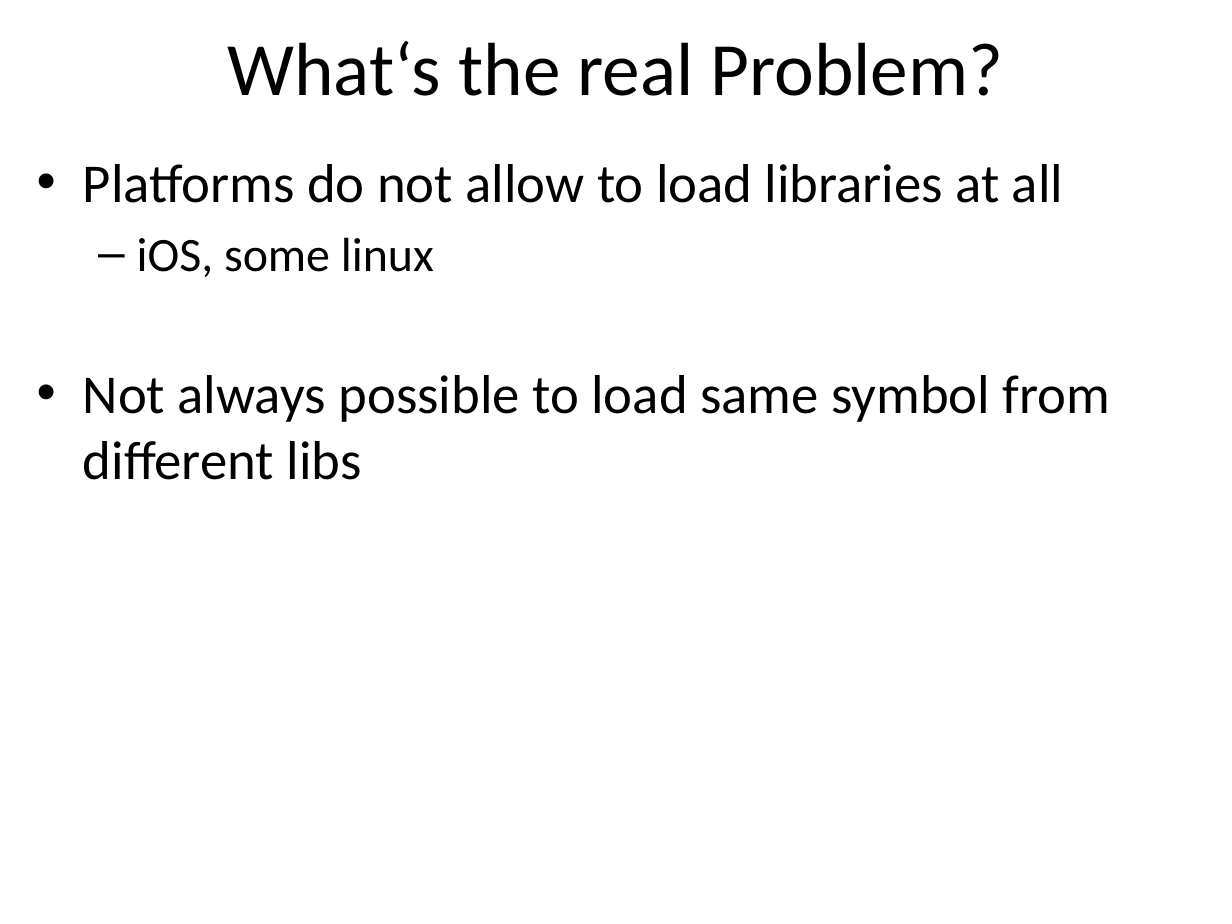
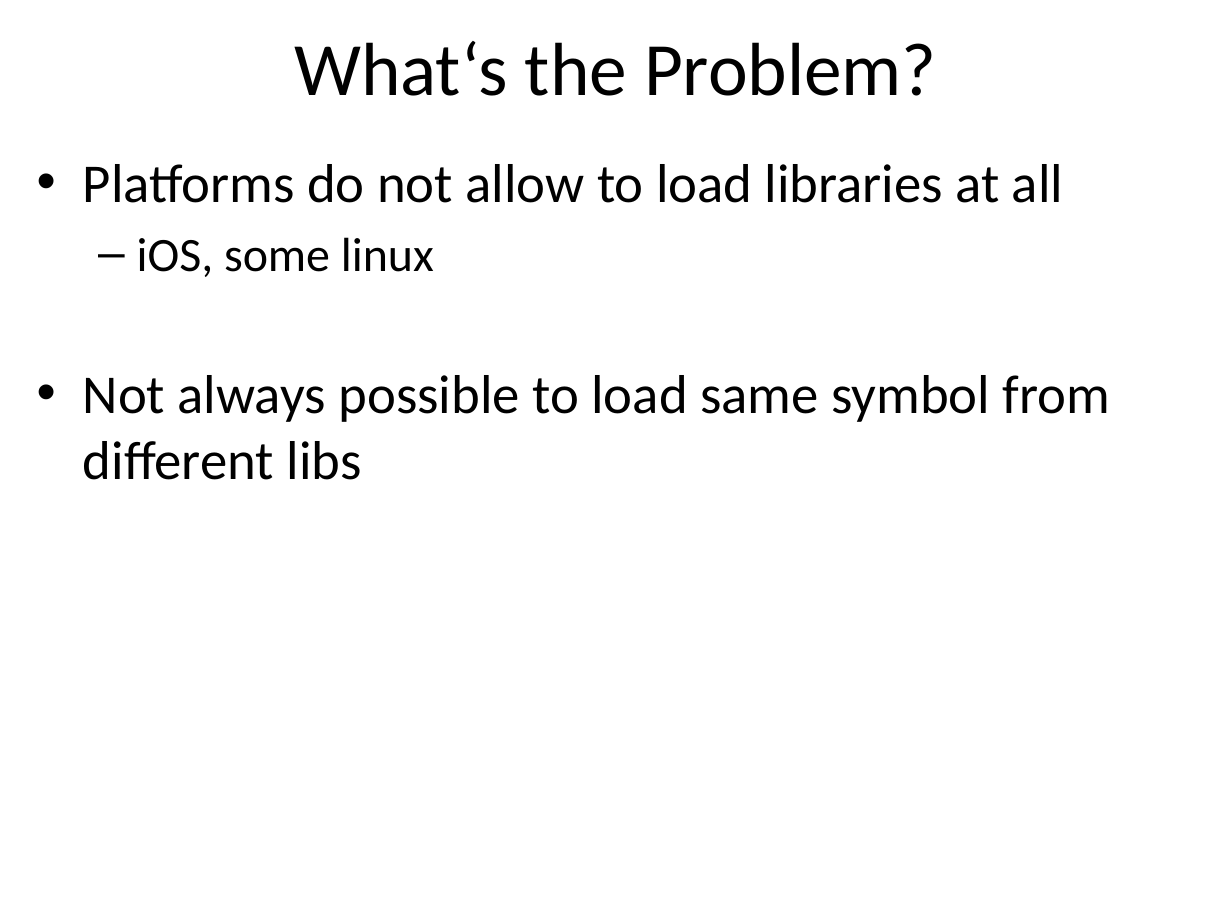
Before and after one commit to Pt-Framework/Pt, a slide deck: slide 8 of doc/other/Plugin.pptx (slide 7 before the commit). Drawn at 1232x924 pixels with LibreOffice and Linux fonts; fonts in the diff are those of the drawing. Boxes give left, top, right and bottom in pixels: in the first picture for what was removed or moved away, otherwise in the second. Text is boxed around its words. In the diff, an @@ line names an element or a change of style, - is before the commit and + after.

```diff
--- a/doc/other/Plugin.pptx
+++ b/doc/other/Plugin.pptx
@@ title at (294,41,937,96): text changed @@
-What‘s the real Problem?
+What‘s the Problem?
```
Also in this commit, not shown: 2 other slides changed, 1 slide added, 1 other file.
